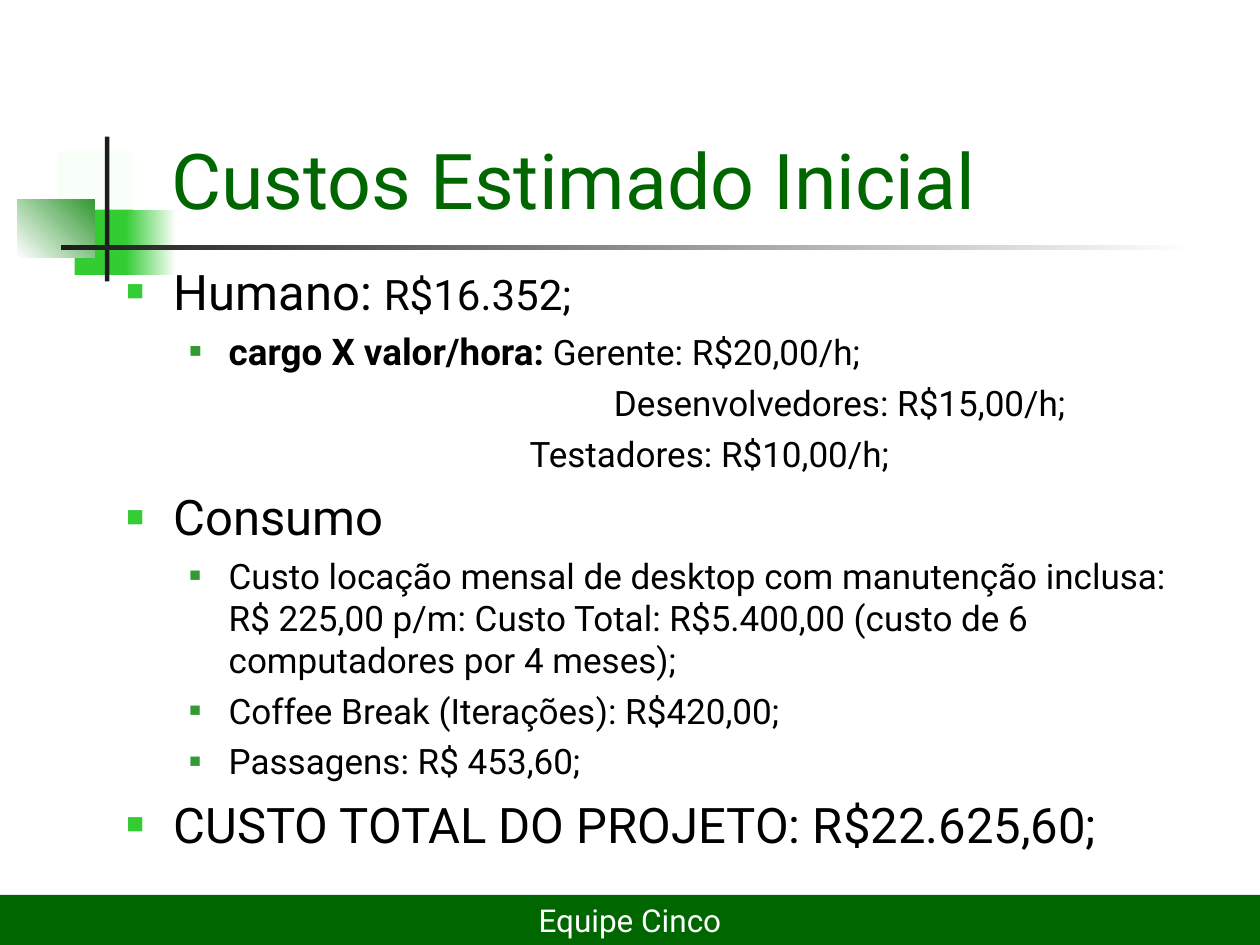
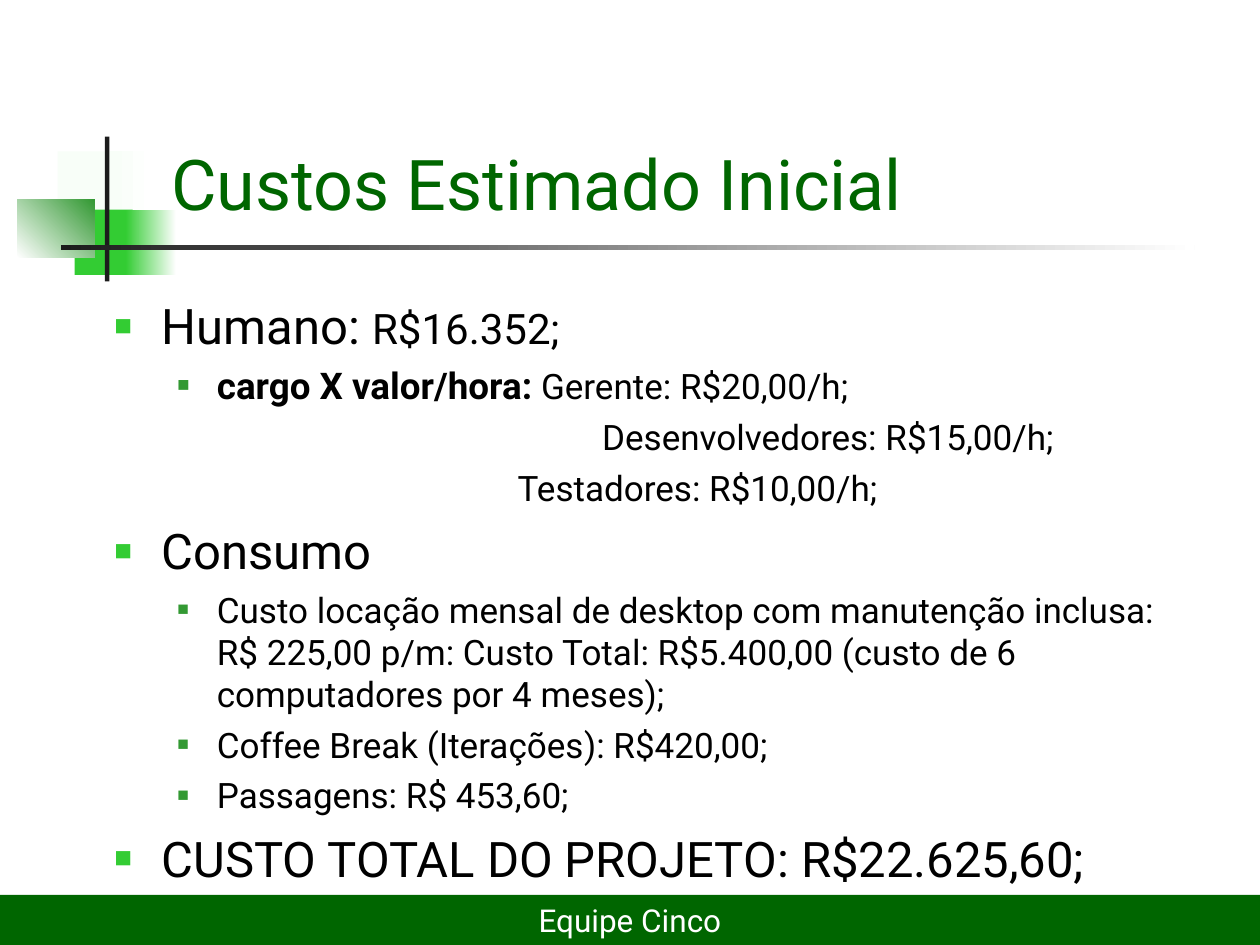
Before and after one commit to lDarthKill/xadrez-es2-compuff, a slide deck: slide 6 of Documentos/Projeto Xadrez2seminário.ppt (slide 5 before the commit). Drawn at 1260x945 pixels with LibreOffice and Linux fonts; fonts in the diff are those of the drawing. Boxes give left, top, right and bottom in pixels: in the first picture for what was removed or moved away, otherwise in the second. Text is boxed around its words. In the diff, an @@ line names an element or a change of style, - is before the commit and + after.

```diff
--- a/Documentos/Projeto Xadrez2seminário.ppt
+++ b/Documentos/Projeto Xadrez2seminário.ppt
@@ title "Custos Estimado Inicial" at bbox=[171, 157, 902, 211]: size 44 to 40 pt @@
@@ text "Humano: R$16.352;": place and size @@
-text "Humano: R$16.352;" at bbox=[174, 275, 1166, 850]
+text "Humano: R$16.352;" at bbox=[162, 309, 1154, 884]
```
Also in this commit, not shown: 13 other slides changed, 2 slides added.
